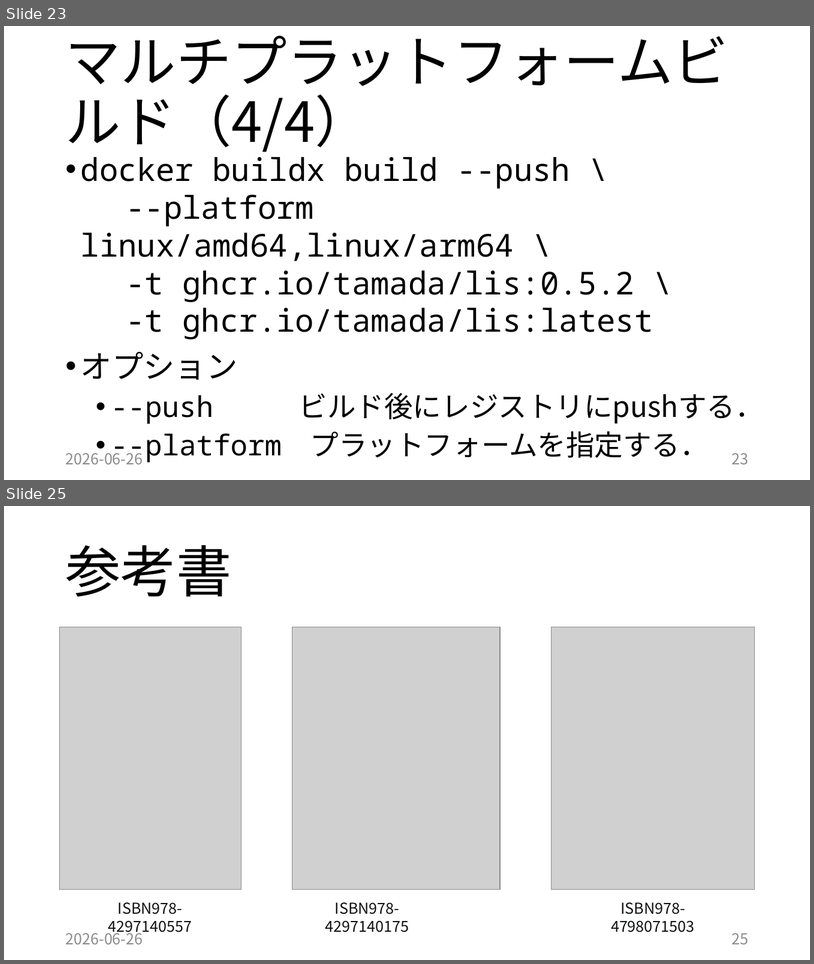
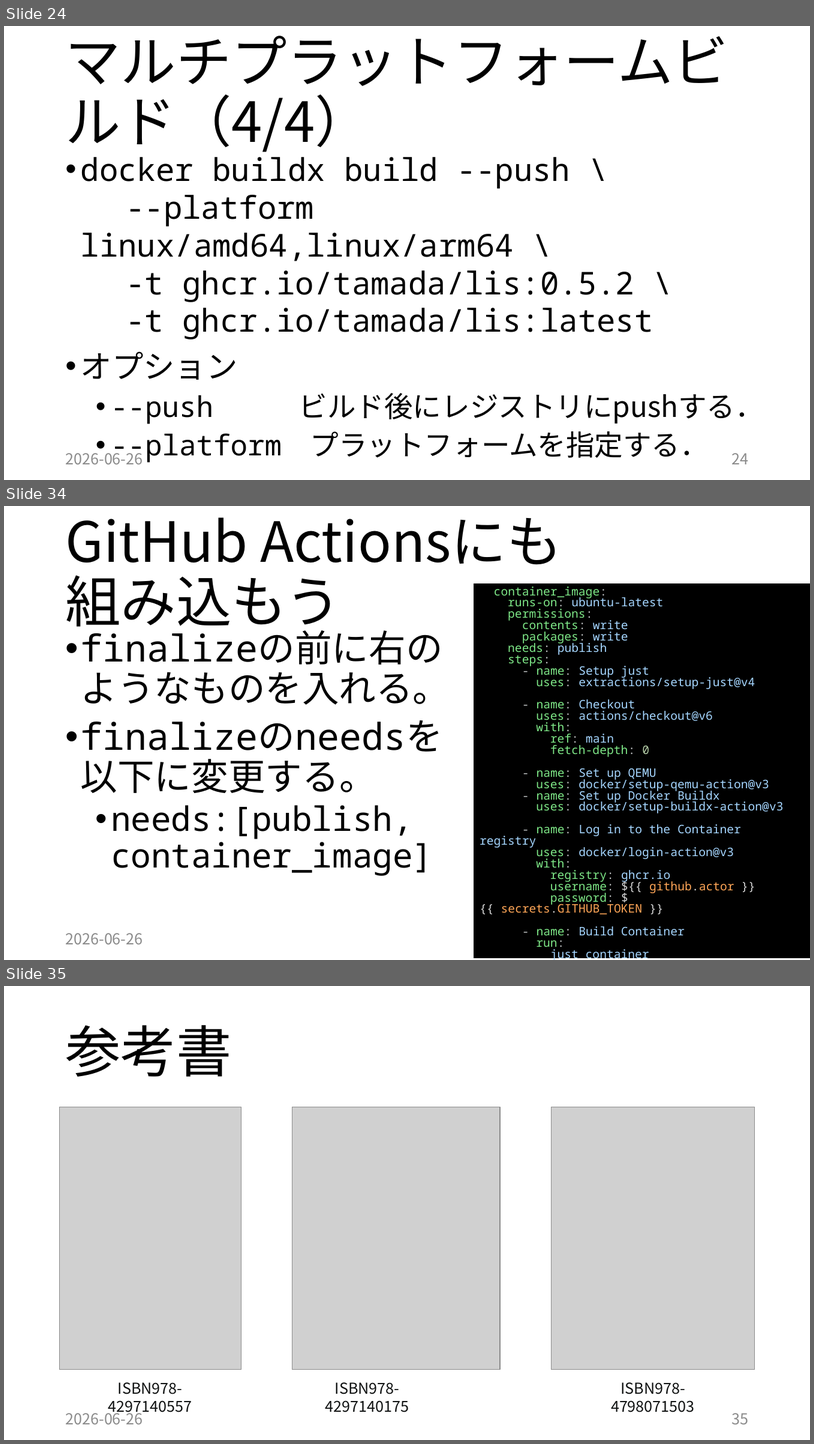
Before and after one commit to tamada/2026empirical, a slide deck: 20260626.pptx. Shown one above the other, each under a label of ours: slides 23 and 25 before the commit, slides 24, 34 and 35 after it; the slides between them are not shown. The pictures are 814x964 and 814x1444 pixels, drawn with LibreOffice and Linux fonts; fonts in the diff are those of the drawing; grey boxes stand for pictures. Boxes give left, top, right and bottom in pixels: in the first picture for what was removed or moved away, otherwise in the second. Text is boxed around its words. In the diff, an @@ line names an element or a change of style, - is before the commit and + after.

```diff
--- a/20260626.pptx
+++ b/20260626.pptx
@@ slide 34 added at bbox=[4, 506, 810, 960], background #FFFFFF @@
@@ title added at bbox=[65, 517, 563, 636], 66 pt, text #000000 @@
+GitHub Actionsにも
+組み込もう
@@ rectangle added at bbox=[474, 583, 810, 958], fill #000000, outline #000000 0.75 pt, 14 pt, text #A5D6FF @@
+container_image:
+runs-on: ubuntu-latest
+permissions:
+contents: write
+packages: write
+needs: publish
+steps:
+- name: Setup just
+uses: extractions/setup-just@v4
+- name: Checkout
+uses: actions/checkout@v6
+with:
+ref: main
+fetch-depth: 0
+- name: Set up QEMU
+uses: docker/setup-qemu-action@v3
+- name: Set up Docker Buildx
+uses: docker/setup-buildx-action@v3
+- name: Log in to the Container registry
+uses: docker/login-action@v3
+with:
+registry: ghcr.io
+username: ${{ github.actor }}
+password: ${{ secrets.GITHUB_TOKEN }}
+- name: Build Container
+run:
+just container
@@ text added at bbox=[81, 664, 450, 876], 44 pt, text #000000 @@
+• finalizeの前に右のようなものを入れる。
+• finalizeのneedsを以下に変更する。
+  • needs:[publish, container_image]
@@ text added at bbox=[65, 933, 143, 944], 18 pt, text #8C8C8C @@
+2026-06-26
@@ what was slide 23 is now slide 24 @@
@@ page number at bbox=[732, 453, 749, 464]: text changed @@
-23
+24
@@ what was slide 25 is now slide 35 @@
@@ page number at bbox=[732, 1413, 749, 1424]: text changed @@
-25
+35
```
Also in this commit, not shown: 3 slides changed, 10 other slides added, 1 slide removed, 16 other files.
